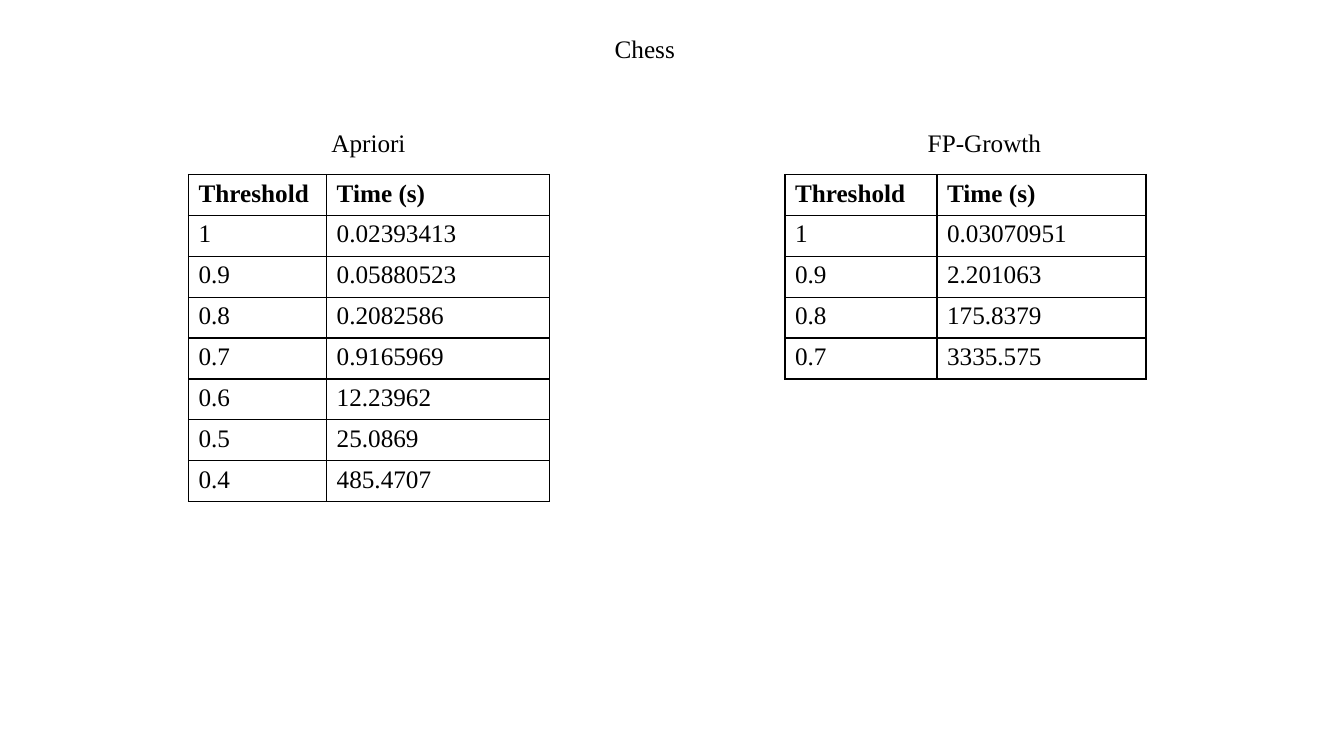
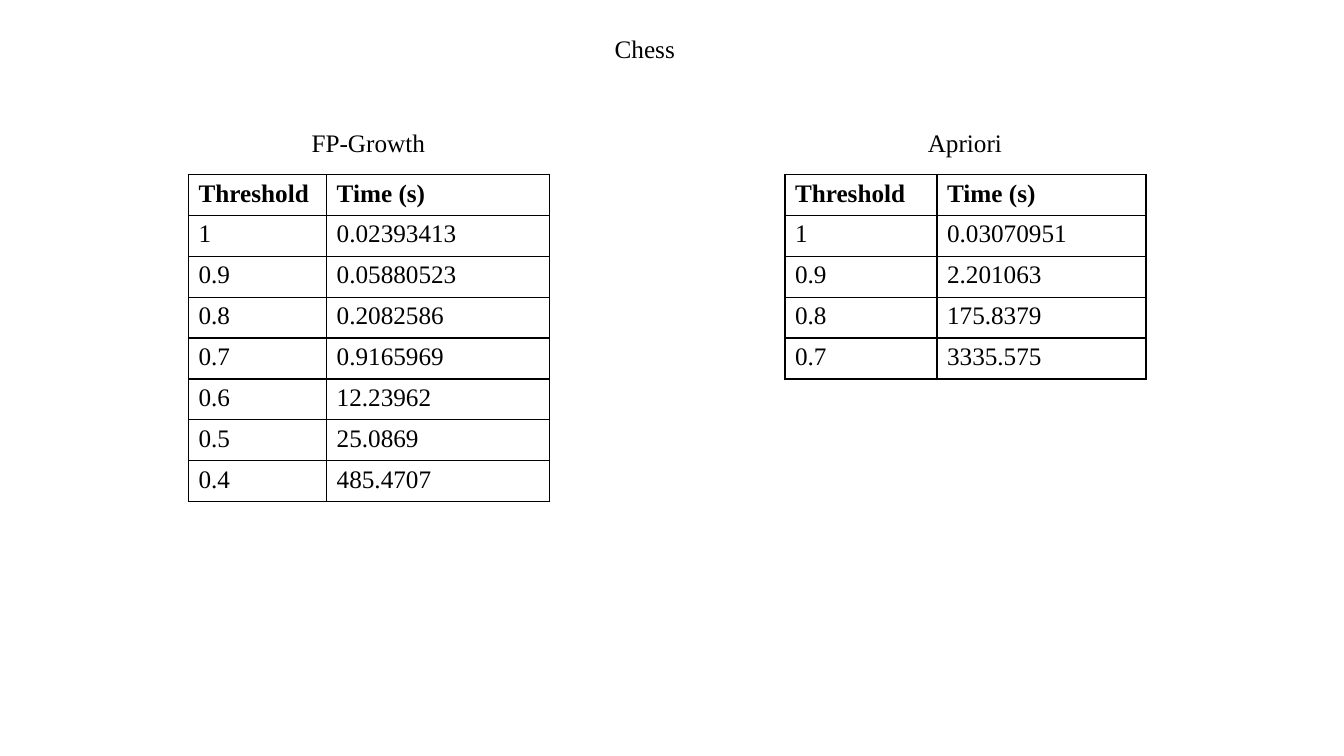
Before and after one commit to amitroyewu/Apriori-and-Fp-growth-merge-CSE477, a slide deck: slide 2 of Presentation1.pptx. Drawn at 1344x756 pixels with LibreOffice and Linux fonts; fonts in the diff are those of the drawing. Boxes give left, top, right and bottom in pixels: in the first picture for what was removed or moved away, otherwise in the second. Text is boxed around its words. In the diff, an @@ line names an element or a change of style, - is before the commit and + after.

```diff
--- a/Presentation1.pptx
+++ b/Presentation1.pptx
@@ text "FP-Growth": place and size @@
-text "FP-Growth" at (928,134,1041,153)
+text "FP-Growth" at (312,134,425,153)
@@ text "Apriori": place and size @@
-text "Apriori" at (331,135,405,158)
+text "Apriori" at (928,135,1002,158)
```
Also in this commit, not shown: 1 other slide changed, 2 other files.
